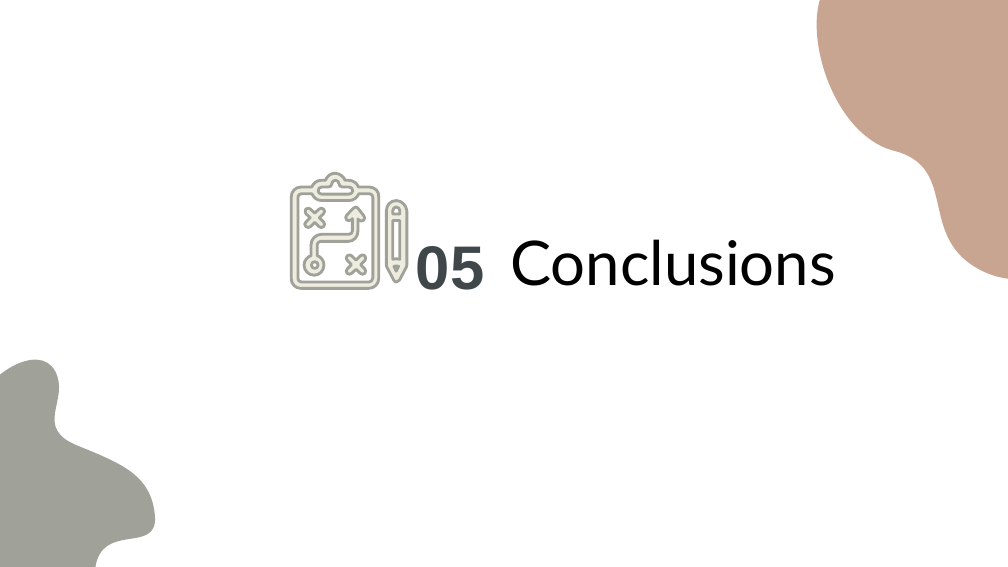
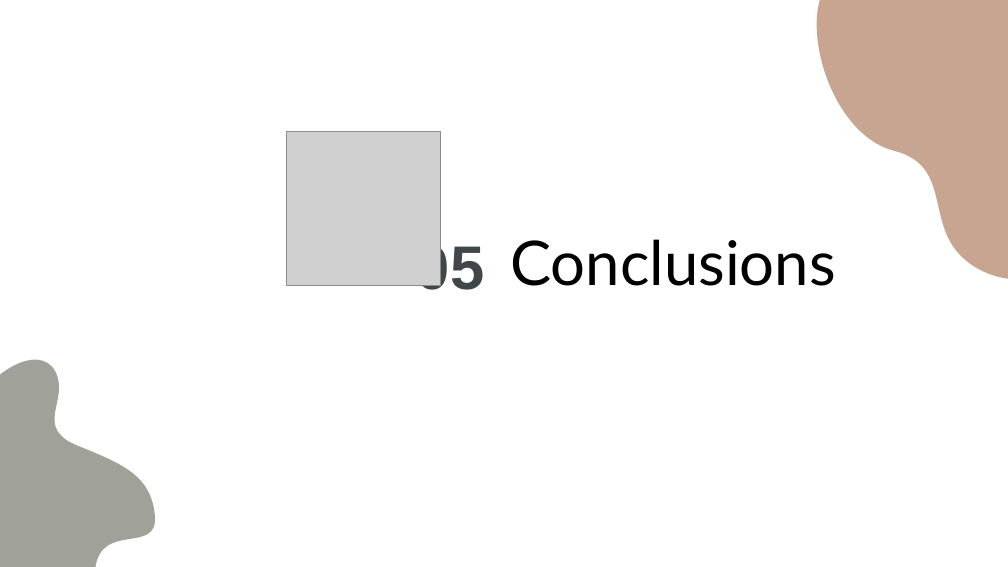
Before and after one commit to kariander1/FaceRecognition, a slide deck: slide 57 of Final Presentation.pptx (slide 58 before the commit). Drawn at 1008x567 pixels with LibreOffice and Linux fonts; fonts in the diff are those of the drawing; grey boxes stand for pictures. Boxes give left, top, right and bottom in pixels: in the first picture for what was removed or moved away, otherwise in the second. Text is boxed around its words. In the diff, an @@ line names an element or a change of style, - is before the commit and + after.

```diff
--- a/Final Presentation.pptx
+++ b/Final Presentation.pptx
@@ picture added at box(286, 131, 440, 285) @@
@@ group removed at box(291, 173, 406, 288): 5 freeform shapes @@
```
Also in this commit, not shown: 21 other slides changed.
